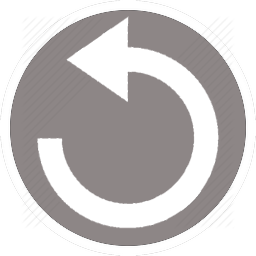
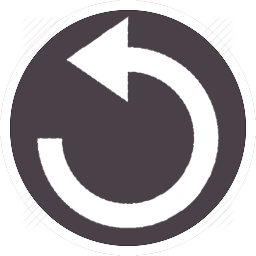
Two versions of the same layered image (w=256, h=256). Layer-by-layer changes:
painted on "Layer 1" over [10, 10, 246, 246]
